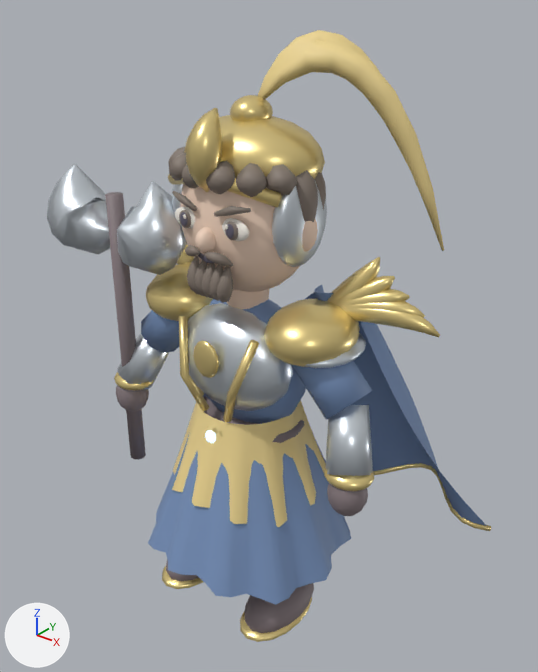
One commit to the glTF model samkok/web/models/25-e2.glb: the scene before it, then after it.
Before and after are seen from a camera (50 mm lens) standing at (2.39, -2.81, 3.57) and looking at (-0.01, 0.2, 1.71). Every picture has the same lights, and +X, +Y and +Z are marked at lower left. The first picture is the older version.

Script lines for the objects in view, before the commit:
```python
me_25_t2_mountain_guardian_mesh = bpy.data.meshes.new('25_T2_Mountain Guardian_Mesh')
me_25_t2_mountain_guardian_mesh.from_pydata(...)  # 11142 vertices, 20448 faces; spans x -1.3..1.22, y -0.63..0.97, z 0.02..3.34
me_25_t2_mountain_guardian_mesh.materials.append(mat_silk_314b82_001)  # blue #7994bd
me_25_t2_mountain_guardian_mesh.materials.append(mat_accent_dfb04b_001)  # yellow #f0d894
me_25_t2_mountain_guardian_mesh.materials.append(mat_antique_gold_001)  # yellow #edd691
me_25_t2_mountain_guardian_mesh.materials.append(mat_hair_3b3028_001)  # brown #84786e
me_25_t2_mountain_guardian_mesh.materials.append(mat_warm_skin_001)  # beige #f7d9c3
me_25_t2_mountain_guardian_mesh.materials.append(mat_ink_001)  # grey #635f70
me_25_t2_mountain_guardian_mesh.materials.append(mat_ivory_001)  # white #faf5eb
me_25_t2_mountain_guardian_mesh.materials.append(mat_boot_leather_001)  # grey #85787c
me_25_t2_mountain_guardian_mesh.materials.append(mat_magic_659dff_001)  # blue #a9ceff, glowing blue #a9ceff
me_25_t2_mountain_guardian_mesh.materials.append(mat_steel_001)  # white #dfe7ee
me_25_t2_mountain_guardian_mesh.materials.append(mat_horsehair_crest_001)  # yellow #f0d894
ob_25_t2_mountain_guardian_mesh = bpy.data.objects.new('25_T2_Mountain Guardian_Mesh', me_25_t2_mountain_guardian_mesh)
ob_25_t2_mountain_guardian_mesh.location = (0.0, 0.0, 0.0)
```
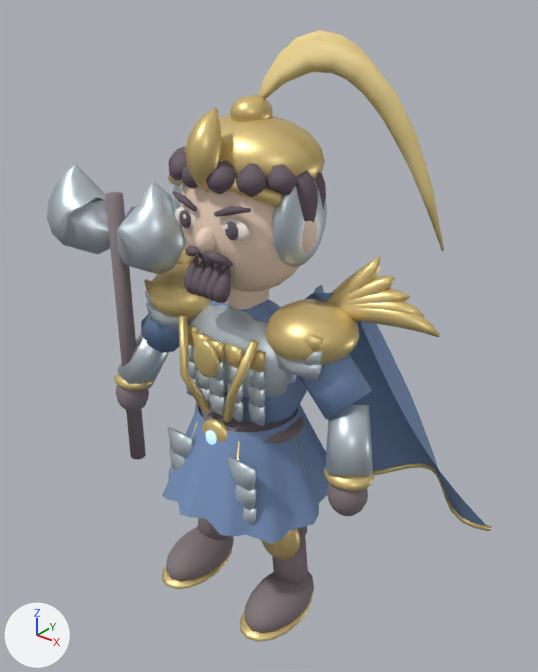
Pixel boxes [x1, y1, x2, y2] of what changed, in the pictures (538 x 672 px; the box of a moved part takes in the faces that stretch with it):
part 1 of me_25_t2_mountain_guardian_mesh, moved or reshaped: before [188, 303, 293, 411]; after [189, 304, 297, 398]
part 2 of me_25_t2_mountain_guardian_mesh, deleted: before [305, 333, 366, 368]
part 3 of me_25_t2_mountain_guardian_mesh, moved or reshaped: before [146, 256, 360, 605]; after [144, 256, 359, 544]
part 4 of me_25_t2_mountain_guardian_mesh, recoloured: [168, 147, 326, 302] in both

What changed in the scene script:
```text
Add mat_hair_251b22_001:
    mat_hair_251b22_001 = principled_material('Hair 251b22.001')
    mat_hair_251b22_001.base_color = (0.145, 0.106, 0.133)  # dark grey #6a5c66
    mat_hair_251b22_001.roughness = 0.72
Change me_25_t2_mountain_guardian_mesh:
    used by ob_25_t2_mountain_guardian_mesh; location = (0.0, 0.0, 0.0)
    remove me_25_t2_mountain_guardian_mesh.from_pydata(...)  # 11142 vertices, 20448 faces; spans x -1.3..1.22, y -0.63..0.97, z 0.02..3.34
    add me_25_t2_mountain_guardian_mesh.from_pydata(...)  # 10486 vertices, 19232 faces; spans x -1.3..1.22, y -0.53..0.97, z 0.02..3.34
    me_25_t2_mountain_guardian_mesh part 1: the loose piece of 176 vertices spanning x -0.37..0.37, y -0.32..0.12, z 1.4..2.0 is scaled about its middle by (1.03, 0.909, 1), then moved by (0.0, 0.04, 0.0)
    me_25_t2_mountain_guardian_mesh part 2: the loose piece of 176 vertices spanning x 0.34..0.68, y -0.2..0.26, z 1.82..1.92 is deleted
    me_25_t2_mountain_guardian_mesh part 3: 726 vertices moved from x -0.66..0.66, y -0.63..0.63, z 0.44..2.27 to x -0.67..0.67, y -0.53..0.53, z 0.77..2.27; 311 vertices removed from x -0.48..0.48, y -0.48..0.48, z 0.83..2.17; 359 vertices added at x -0.61..0.61, y -0.38..-0.16, z 0.81..2.18
    me_25_t2_mountain_guardian_mesh part 4: 2676 faces spanning x -0.43..0.43, y -0.35..0.33, z 2.11..2.8 switch from mat_hair_3b3028_001 (brown #84786e) to mat_hair_251b22_001 (dark grey #6a5c66)
    other edits to the shape of me_25_t2_mountain_guardian_mesh do not show in these pictures
```
